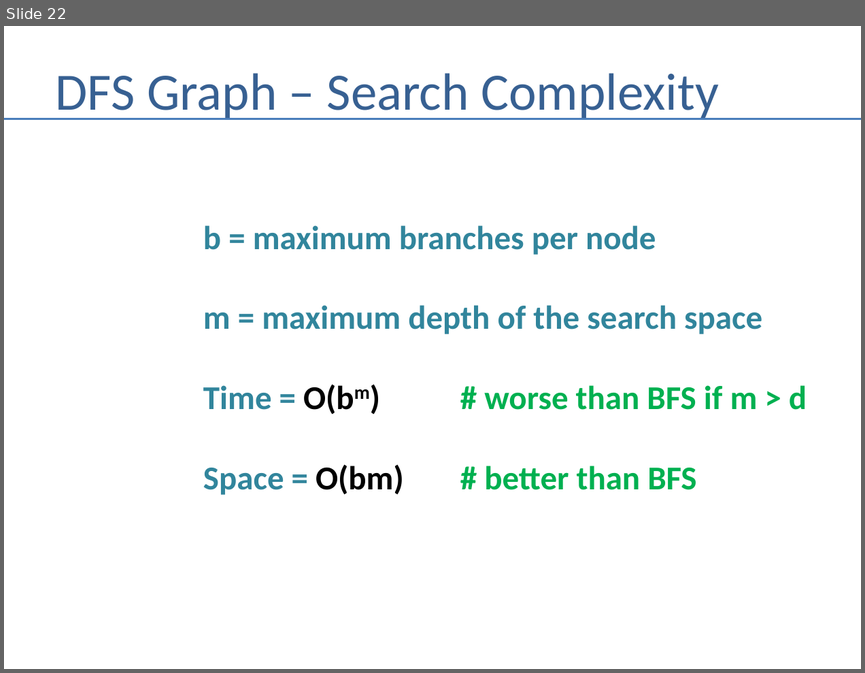
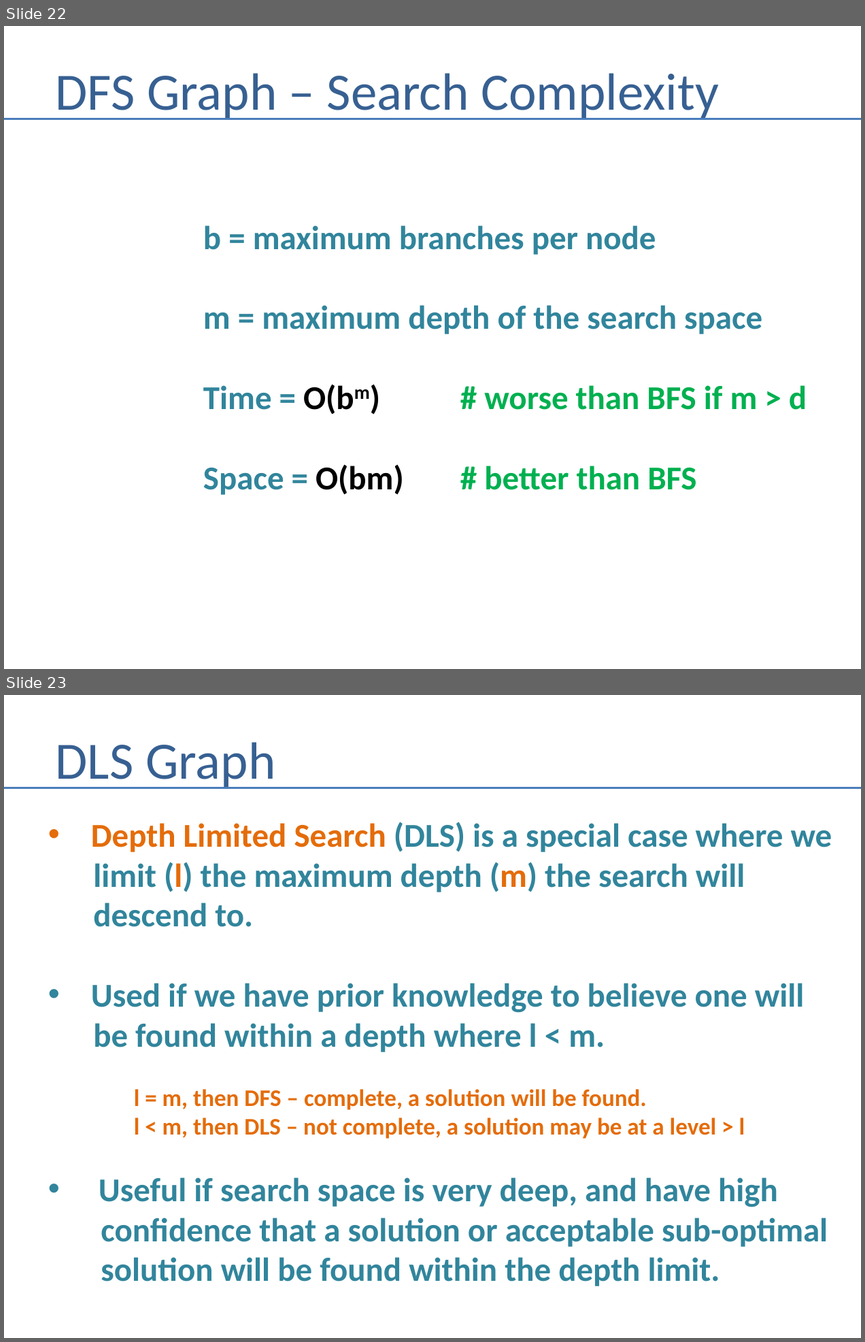
Before and after one commit to andrewferlitsch/Portland-Data-Science-Group, a slide deck: Presentations/AI - Graph Search.pptx. Shown one above the other, each under a label of ours: slide 22 before the commit, slides 22 and 23 after it. The pictures are 865x673 and 865x1342 pixels, drawn with LibreOffice and Linux fonts; fonts in the diff are those of the drawing. Boxes give left, top, right and bottom in pixels: in the first picture for what was removed or moved away, otherwise in the second. Text is boxed around its words. In the diff, an @@ line names an element or a change of style, - is before the commit and + after.

```diff
--- a/Presentations/AI - Graph Search.pptx
+++ b/Presentations/AI - Graph Search.pptx
@@ slide 23 added at (4,695,861,1338), background #FFFFFF @@
@@ title added at (56,742,276,789), 44 pt, text #376092 @@
+DLS Graph
@@ line added from (4, 787) to (861, 787), #4B7EBC 1.5 pt @@
@@ text added at (91,822,832,1286), 28 pt, text #31859C, bold @@
+• Depth Limited Search (DLS) is a special case where we
+limit (l) the maximum depth (m) the search will
+descend to.
+• Used if we have prior knowledge to believe one will
+be found within a depth where l < m.
+l = m, then DFS – complete, a solution will be found.
+l < m, then DLS – not complete, a solution may be at a level > l
+• Useful if search space is very deep, and have high
+confidence that a solution or acceptable sub-optimal
+solution will be found within the depth limit.
```
Also in this commit, not shown: 2 slides changed, 4 other slides added.
